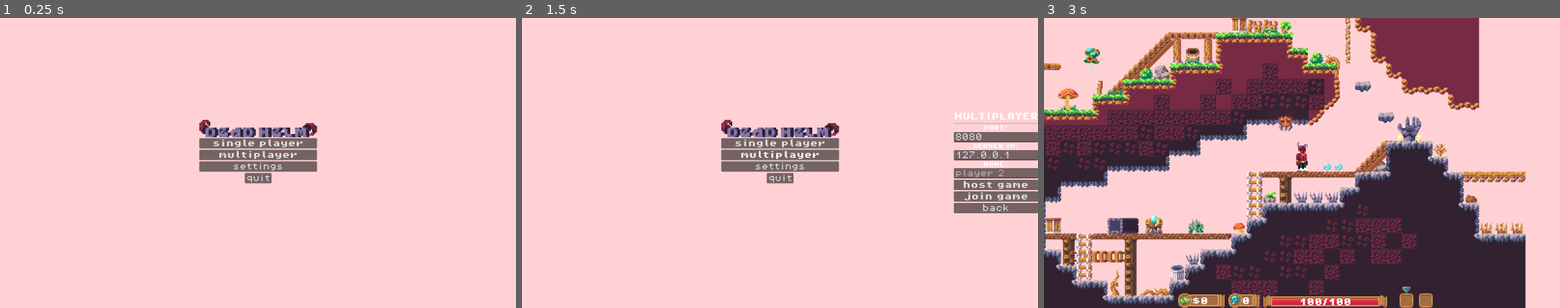
Above: before the commit, frames 1-3 (left to right).
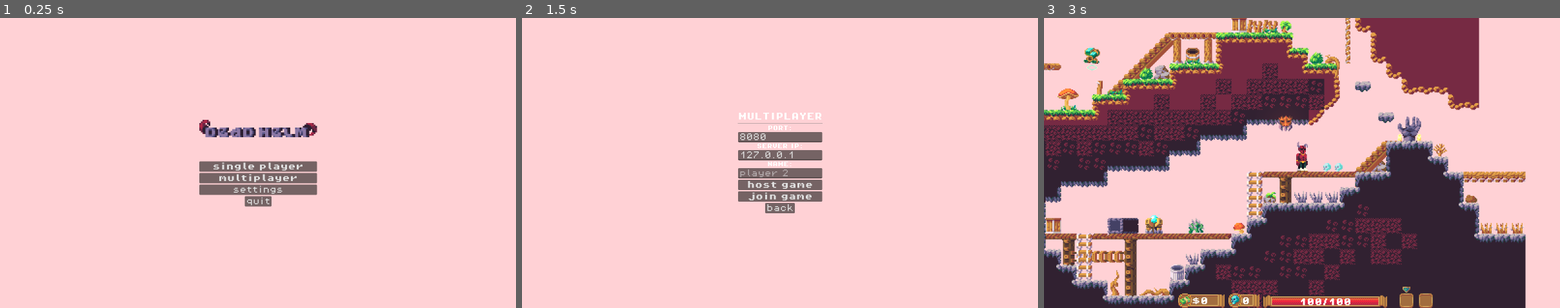
Above: after the commit, the same moments.

Repository: andy-wittig/Deadhelm-WIP
Game: Godot game, scene res://scenes/main_menu.tscn
Two runs of this game, one before a commit and one after it. Both use one fixed random seed, a clock stepped at 60 frames per second and the inputs below.
Inputs (mouse positions are in pixels of both pictures, inside the frame that each line leads up to):
- Up to frame 1 (0.25 s): no input
- Up to frame 2 (1.5 s): click "multiplayer" at 0.5 s; click (780, 165) at 1.25 s, where only the run before the commit has a clickable "settings"
- Up to frame 3 (3 s): click "back" at 2 s; click "single player" at 2.75 s

The runs differ from the first frame. In frame 1, 3.7% of the frame differs, in the area x 38-62%, y 41-66%; in frame 2, 8.5%, in the area x 38-100%, y 32-68%; in frame 3, nothing differs.

Commit message:
added audio controls

Diff:
--- /dev/null
+++ b/default_bus_layout.tres
@@ -0,0 +1,15 @@
+[gd_resource type="AudioBusLayout" format=3 uid="uid://4t28k4m03x7d"]
+
+[resource]
+bus/1/name = &"Music"
+bus/1/solo = false
+bus/1/mute = false
+bus/1/bypass_fx = false
+bus/1/volume_db = 0.0
+bus/1/send = &"Master"
+bus/2/name = &"SFX"
+bus/2/solo = false
+bus/2/mute = false
+bus/2/bypass_fx = false
+bus/2/volume_db = 0.00282288
+bus/2/send = &"Master"
--- a/scenes/bombshell_enemy.tscn
+++ b/scenes/bombshell_enemy.tscn
@@ -298,6 +298,7 @@
 
 [node name="AudioStreamPlayer2D" type="AudioStreamPlayer2D" parent="."]
 stream = ExtResource("7_vip0i")
+bus = &"SFX"
 
 [connection signal="body_entered" from="chase player" to="." method="_on_chase_player_body_entered"]
 [connection signal="body_exited" from="chase player" to="." method="_on_chase_player_body_exited"]
--- a/scenes/explosion.tscn
+++ b/scenes/explosion.tscn
@@ -46,11 +46,12 @@
 wait_time = 0.5
 autostart = true
 
-[node name="AudioStreamPlayer2D" type="AudioStreamPlayer2D" parent="."]
+[node name="DestoryAudio" type="AudioStreamPlayer2D" parent="."]
 stream = ExtResource("3_2k78q")
 volume_db = -5.0
 pitch_scale = 0.8
 autoplay = true
 attenuation = 7.21
+bus = &"SFX"
 
 [connection signal="timeout" from="Timer" to="." method="_on_timer_timeout"]
--- a/scenes/game.tscn
+++ b/scenes/game.tscn
@@ -469,6 +469,7 @@
 stream = ExtResource("16_gfini")
 volume_db = -25.0
 autoplay = true
+bus = &"Music"
 
 [node name="enemies" type="Node" parent="."]
 
--- a/scenes/impact.tscn
+++ b/scenes/impact.tscn
@@ -1,7 +1,8 @@
-[gd_scene load_steps=6 format=3 uid="uid://23aywy6jutlg"]
+[gd_scene load_steps=7 format=3 uid="uid://23aywy6jutlg"]
 
 [ext_resource type="Script" path="res://scripts/explosion.gd" id="1_3nkrh"]
 [ext_resource type="Texture2D" uid="uid://dknfs0prokvpk" path="res://assets/sprites/impact.png" id="2_q4byr"]
+[ext_resource type="AudioStream" uid="uid://y1pn7kv1jm7v" path="res://assets/sound effects/impact.wav" id="3_kce12"]
 
 [sub_resource type="CanvasItemMaterial" id="CanvasItemMaterial_ummjq"]
 particles_animation = true
@@ -46,6 +47,10 @@
 wait_time = 0.4
 autostart = true
 
-[node name="AudioStreamPlayer2D" type="AudioStreamPlayer2D" parent="."]
+[node name="DestoryAudio" type="AudioStreamPlayer2D" parent="."]
+stream = ExtResource("3_kce12")
+volume_db = -10.0
+autoplay = true
+bus = &"SFX"
 
 [connection signal="timeout" from="Timer" to="." method="_on_timer_timeout"]
--- a/scenes/leaping_mushroom.tscn
+++ b/scenes/leaping_mushroom.tscn
@@ -1,7 +1,8 @@
-[gd_scene load_steps=5 format=3 uid="uid://u1heuwmpu3ud"]
+[gd_scene load_steps=6 format=3 uid="uid://u1heuwmpu3ud"]
 
 [ext_resource type="Texture2D" uid="uid://cw3mcdvw4p4xu" path="res://assets/sprites/leaping mushroom.png" id="1_50yhu"]
 [ext_resource type="Shader" path="res://shaders/grass_sway.gdshader" id="1_g7g82"]
+[ext_resource type="Script" path="res://scripts/leaping_mushroom.gd" id="1_ltmlx"]
 
 [sub_resource type="ShaderMaterial" id="ShaderMaterial_05dqu"]
 shader = ExtResource("1_g7g82")
@@ -11,6 +12,8 @@
 height = 18.0
 
 [node name="leaping mushroom" type="Area2D"]
+collision_mask = 2
+script = ExtResource("1_ltmlx")
 
 [node name="Sprite2D" type="Sprite2D" parent="."]
 material = SubResource("ShaderMaterial_05dqu")
@@ -21,3 +24,5 @@
 position = Vector2(0, -16)
 rotation = 1.5708
 shape = SubResource("CapsuleShape2D_1u1ao")
+
+[connection signal="body_entered" from="." to="." method="_on_body_entered"]
--- a/scenes/main_menu.tscn
+++ b/scenes/main_menu.tscn
@@ -1,10 +1,12 @@
-[gd_scene load_steps=6 format=3 uid="uid://cm4gh7qawwcbf"]
+[gd_scene load_steps=8 format=3 uid="uid://cm4gh7qawwcbf"]
 
 [ext_resource type="FontFile" uid="uid://s0bpnvolv2i8" path="res://assets/fonts/PixelOperator8.ttf" id="1_l1je8"]
 [ext_resource type="Script" path="res://scripts/main_menu.gd" id="1_lami0"]
 [ext_resource type="Texture2D" uid="uid://b213dlq1guphc" path="res://assets/sprites/title_ui.png" id="2_u7tpf"]
 [ext_resource type="FontFile" uid="uid://bwho0ihf6hpw6" path="res://assets/fonts/PixelOperator8-Bold.ttf" id="2_w2m3k"]
 [ext_resource type="AudioStream" uid="uid://b5ycopyaj1oif" path="res://assets/music/title_screen.mp3" id="4_4asvc"]
+[ext_resource type="PackedScene" uid="uid://8f6vlpb4dim" path="res://scenes/settings_menu.tscn" id="5_oyons"]
+[ext_resource type="PackedScene" uid="uid://dsmtbe5hbqsrc" path="res://scenes/multiplayer_menu.tscn" id="6_i3fw6"]
 
 [node name="main menu" type="Control"]
 layout_mode = 3
@@ -17,7 +19,7 @@
 size_flags_vertical = 4
 script = ExtResource("1_lami0")
 
-[node name="VBoxContainer" type="VBoxContainer" parent="."]
+[node name="MenuContainer" type="VBoxContainer" parent="."]
 layout_mode = 1
 anchors_preset = 8
 anchor_left = 0.5
@@ -32,43 +34,66 @@
 grow_vertical = 2
 theme_override_constants/separation = 4
 
-[node name="TextureRect" type="TextureRect" parent="VBoxContainer"]
+[node name="TextureRect" type="TextureRect" parent="MenuContainer"]
 layout_mode = 2
 texture = ExtResource("2_u7tpf")
 expand_mode = 5
 stretch_mode = 6
 
-[node name="startButton" type="Button" parent="VBoxContainer"]
+[node name="Control" type="Control" parent="MenuContainer"]
+layout_mode = 2
+size_flags_vertical = 3
+
+[node name="startButton" type="Button" parent="MenuContainer"]
 layout_mode = 2
 theme_override_fonts/font = ExtResource("2_w2m3k")
 theme_override_font_sizes/font_size = 24
 text = "single player"
 
-[node name="multiplayerButton" type="Button" parent="VBoxContainer"]
+[node name="multiplayerButton" type="Button" parent="MenuContainer"]
 layout_mode = 2
 theme_override_fonts/font = ExtResource("2_w2m3k")
 theme_override_font_sizes/font_size = 24
 text = "multiplayer"
 
-[node name="settingsButton" type="Button" parent="VBoxContainer"]
+[node name="settingsButton" type="Button" parent="MenuContainer"]
 layout_mode = 2
 theme_override_fonts/font = ExtResource("1_l1je8")
 theme_override_font_sizes/font_size = 24
 text = "settings"
 
-[node name="quitButton" type="Button" parent="VBoxContainer"]
+[node name="quitButton" type="Button" parent="MenuContainer"]
 layout_mode = 2
 size_flags_horizontal = 4
 theme_override_fonts/font = ExtResource("1_l1je8")
 theme_override_font_sizes/font_size = 24
 text = "quit"
 
-[node name="AudioStreamPlayer" type="AudioStreamPlayer" parent="."]
+[node name="settings_menu" parent="." instance=ExtResource("5_oyons")]
+visible = false
+layout_mode = 1
+anchors_preset = 8
+anchor_left = 0.5
+anchor_top = 0.5
+anchor_right = 0.5
+anchor_bottom = 0.5
+
+[node name="multiplayer_menu" parent="." instance=ExtResource("6_i3fw6")]
+visible = false
+layout_mode = 1
+anchors_preset = 8
+anchor_left = 0.5
+anchor_top = 0.5
+anchor_right = 0.5
+anchor_bottom = 0.5
+
+[node name="TitleScreenMusic" type="AudioStreamPlayer" parent="."]
 stream = ExtResource("4_4asvc")
 volume_db = -20.0
 autoplay = true
+bus = &"Music"
 
-[connection signal="pressed" from="VBoxContainer/startButton" to="." method="_on_start_button_pressed"]
-[connection signal="pressed" from="VBoxContainer/multiplayerButton" to="." method="_on_multiplayer_button_pressed"]
-[connection signal="pressed" from="VBoxContainer/settingsButton" to="." method="_on_settings_button_pressed"]
-[connection signal="pressed" from="VBoxContainer/quitButton" to="." method="_on_quit_button_pressed"]
+[connection signal="pressed" from="MenuContainer/startButton" to="." method="_on_start_button_pressed"]
+[connection signal="pressed" from="MenuContainer/multiplayerButton" to="." method="_on_multiplayer_button_pressed"]
+[connection signal="pressed" from="MenuContainer/settingsButton" to="." method="_on_settings_button_pressed"]
+[connection signal="pressed" from="MenuContainer/quitButton" to="." method="_on_quit_button_pressed"]
--- a/scenes/multiplayer_menu.tscn
+++ b/scenes/multiplayer_menu.tscn
@@ -15,15 +15,16 @@
 
 [node name="VBoxContainer" type="VBoxContainer" parent="."]
 layout_mode = 1
-anchors_preset = 6
-anchor_left = 1.0
+anchors_preset = 8
+anchor_left = 0.5
 anchor_top = 0.5
-anchor_right = 1.0
+anchor_right = 0.5
 anchor_bottom = 0.5
-offset_left = -180.0
-offset_top = -54.0
-offset_bottom = 54.0
-grow_horizontal = 0
+offset_left = -130.5
+offset_top = -156.0
+offset_right = 130.5
+offset_bottom = 156.0
+grow_horizontal = 2
 grow_vertical = 2
 
 [node name="MultiplayerLabel" type="Label" parent="VBoxContainer"]
@@ -92,6 +93,7 @@
 
 [node name="backButton" type="Button" parent="VBoxContainer"]
 layout_mode = 2
+size_flags_horizontal = 4
 theme_override_fonts/font = ExtResource("2_ashv2")
 theme_override_font_sizes/font_size = 24
 text = "back"
--- a/scenes/offering shrine.tscn
+++ b/scenes/offering shrine.tscn
@@ -181,6 +181,7 @@
 [node name="ShrineChimeAudio" type="AudioStreamPlayer2D" parent="."]
 stream = ExtResource("3_ojaql")
 volume_db = -10.0
+bus = &"SFX"
 
 [node name="SoulLabel" type="Label" parent="."]
 z_index = 10
--- a/scenes/player.tscn
+++ b/scenes/player.tscn
@@ -226,6 +226,7 @@
 
 [node name="CoinPickupAudioPlayer" type="AudioStreamPlayer2D" parent="."]
 stream = ExtResource("7_2kihc")
+bus = &"SFX"
 
 [node name="AttackCooldownTimer" type="Timer" parent="."]
 one_shot = true
--- a/scenes/sentinal.tscn
+++ b/scenes/sentinal.tscn
@@ -219,6 +219,7 @@
 position = Vector2(0, -7)
 stream = ExtResource("5_gmvqt")
 volume_db = -15.0
+bus = &"SFX"
 
 [node name="MultiplayerSynchronizer" type="MultiplayerSynchronizer" parent="."]
 replication_config = SubResource("SceneReplicationConfig_cx5gq")
--- a/scenes/settings_menu.tscn
+++ b/scenes/settings_menu.tscn
@@ -15,15 +15,16 @@
 
 [node name="VBoxContainer" type="VBoxContainer" parent="."]
 layout_mode = 1
-anchors_preset = 6
-anchor_left = 1.0
+anchors_preset = 8
+anchor_left = 0.5
 anchor_top = 0.5
-anchor_right = 1.0
+anchor_right = 0.5
 anchor_bottom = 0.5
-offset_left = -407.0
-offset_top = -223.0
-offset_bottom = 224.0
-grow_horizontal = 0
+offset_left = -203.5
+offset_top = -223.5
+offset_right = 203.5
+offset_bottom = 223.5
+grow_horizontal = 2
 grow_vertical = 2
 
 [node name="SettingsLabel" type="Label" parent="VBoxContainer"]
@@ -81,6 +82,59 @@
 theme_override_font_sizes/font_size = 16
 text = "VSYNC ENABLED:"
 
+[node name="SOUND" type="TabBar" parent="VBoxContainer/SettingsTabs"]
+visible = false
+layout_mode = 2
+
+[node name="VBoxContainer" type="VBoxContainer" parent="VBoxContainer/SettingsTabs/SOUND"]
+layout_mode = 1
+anchors_preset = 8
+anchor_left = 0.5
+anchor_top = 0.5
+anchor_right = 0.5
+anchor_bottom = 0.5
+offset_left = -125.5
+offset_top = -8.0
+offset_right = 125.5
+offset_bottom = 8.0
+grow_horizontal = 2
+grow_vertical = 2
+
+[node name="GridContainer" type="GridContainer" parent="VBoxContainer/SettingsTabs/SOUND/VBoxContainer"]
+layout_mode = 2
+size_flags_vertical = 6
+columns = 2
+
+[node name="MusicLabel" type="Label" parent="VBoxContainer/SettingsTabs/SOUND/VBoxContainer/GridContainer"]
+layout_mode = 2
+theme_override_fonts/font = ExtResource("1_k5orc")
+theme_override_font_sizes/font_size = 16
+text = "MUSIC:"
+horizontal_alignment = 1
+
+[node name="MusicSlider" type="HSlider" parent="VBoxContainer/SettingsTabs/SOUND/VBoxContainer/GridContainer"]
+layout_mode = 2
+size_flags_horizontal = 3
+size_flags_vertical = 4
+max_value = 1.0
+step = 0.05
+value = 1.0
+
+[node name="SFXLabel" type="Label" parent="VBoxContainer/SettingsTabs/SOUND/VBoxContainer/GridContainer"]
+layout_mode = 2
+theme_override_fonts/font = ExtResource("1_k5orc")
+theme_override_font_sizes/font_size = 16
+text = "SFX:"
+horizontal_alignment = 1
+
+[node name="SFXSlider" type="HSlider" parent="VBoxContainer/SettingsTabs/SOUND/VBoxContainer/GridContainer"]
+layout_mode = 2
+size_flags_horizontal = 3
+size_flags_vertical = 4
+max_value = 1.0
+step = 0.05
+value = 1.0
+
 [node name="CONTROLS" type="TabBar" parent="VBoxContainer/SettingsTabs"]
 visible = false
 layout_mode = 2
@@ -100,10 +154,13 @@
 
 [node name="backButton" type="Button" parent="VBoxContainer"]
 layout_mode = 2
+size_flags_horizontal = 4
 theme_override_fonts/font = ExtResource("2_5htnj")
 theme_override_font_sizes/font_size = 24
 text = "back"
 
 [connection signal="toggled" from="VBoxContainer/SettingsTabs/DISPLAY/VBoxContainer/CheckWindowed" to="." method="_on_check_windowed_toggled"]
 [connection signal="toggled" from="VBoxContainer/SettingsTabs/DISPLAY/VBoxContainer/CheckVsync" to="." method="_on_check_vsync_toggled"]
+[connection signal="value_changed" from="VBoxContainer/SettingsTabs/SOUND/VBoxContainer/GridContainer/MusicSlider" to="." method="_on_music_slider_value_changed"]
+[connection signal="value_changed" from="VBoxContainer/SettingsTabs/SOUND/VBoxContainer/GridContainer/SFXSlider" to="." method="_on_sfx_slider_value_changed"]
 [connection signal="pressed" from="VBoxContainer/backButton" to="." method="_on_back_button_pressed"]
--- a/scripts/explosion.gd
+++ b/scripts/explosion.gd
@@ -1,6 +1,4 @@
 extends Node2D
-
-@onready var audio_stream_player = $AudioStreamPlayer2D
 
 func _on_timer_timeout():
 	queue_free()
--- /dev/null
+++ b/scripts/leaping_mushroom.gd
@@ -0,0 +1,14 @@
+extends Area2D
+
+const BOUNCE_VELOCITY = -350.0
+
+func _ready():
+	pass
+
+func _process(delta):
+	pass
+
+func _on_body_entered(body):
+	if (body.get_parent().get_name() == "players"):
+		if (!body.grounded):
+			body.velocity.y = BOUNCE_VELOCITY
--- a/scripts/main_menu.gd
+++ b/scripts/main_menu.gd
@@ -1,17 +1,46 @@
 extends Control
+
+enum menu {
+	MAIN,
+	MULTIPLAYER,
+	SETTINGS,
+}
+var current_menu := menu.MAIN
+
+@onready var main_menu = $MenuContainer
+@onready var settings_menu = $settings_menu
+@onready var multiplayer_menu = $multiplayer_menu
+
+func _ready():
+	settings_menu.visible = false
+	multiplayer_menu.visible = false
+
+func _process(_delta):
+	match current_menu:
+		menu.MAIN:
+			main_menu.visible = true
+			multiplayer_menu.visible = false
+			settings_menu.visible = false
+		menu.MULTIPLAYER:
+			multiplayer_menu.visible = true
+			main_menu.visible = false
+			settings_menu.visible = false
+		menu.SETTINGS:
+			settings_menu.visible = true
+			multiplayer_menu.visible = false
+			main_menu.visible = false
+
+func return_to_main_menu():
+	current_menu = menu.MAIN
 
 func _on_start_button_pressed():
 	get_tree().change_scene_to_file("res://scenes/game.tscn")
 
 func _on_multiplayer_button_pressed():
-	var multiplayer_scene = preload("res://scenes/multiplayer_menu.tscn").instantiate()
-	multiplayer_scene.grab_focus()
-	add_child(multiplayer_scene)
+	current_menu = menu.MULTIPLAYER
 
 func _on_settings_button_pressed():
-	var settings_scene = preload("res://scenes/settings_menu.tscn").instantiate()
-	settings_scene.grab_focus()
-	add_child(settings_scene)
+	current_menu = menu.SETTINGS
 
 func _on_quit_button_pressed():
 	get_tree().quit()
--- a/scripts/multiplayer/multiplayer_controller.gd
+++ b/scripts/multiplayer/multiplayer_controller.gd
@@ -5,6 +5,7 @@
 const JUMP_VELOCITY = -250.0
 
 var gravity = ProjectSettings.get_setting("physics/2d/default_gravity")
+var grounded: bool
 var hor_direction = 1
 var ver_direction = 1
 var jumped = false
@@ -112,7 +113,10 @@
 		state_type.MOVING:
 			#handle gravity
 			if not is_on_floor():
+				grounded = false
 				velocity.y += gravity * delta
+			else:
+				grounded = true
 			#jumping
 			if jumped and is_on_floor():
 				velocity.y = JUMP_VELOCITY
--- a/scripts/multiplayer/multiplayer_menu.gd
+++ b/scripts/multiplayer/multiplayer_menu.gd
@@ -11,7 +11,7 @@
 	MultiplayerManager.join_game(server_ip, server_port, player_name)
 
 func _on_back_button_pressed():
-	queue_free()
+	get_parent().return_to_main_menu()
 
 func _on_port_entry_text_changed(new_text):
 	server_port = int(new_text)
--- a/scripts/player.gd
+++ b/scripts/player.gd
@@ -4,6 +4,7 @@
 const CLIMB_SPEED = 35
 const JUMP_VELOCITY = -250.0
 
+var grounded: bool
 var player_health = 100
 var souls_collected = 0
 var coins_collected = 0
@@ -116,7 +117,10 @@
 		state_type.MOVING:
 			#handle gravity
 			if not is_on_floor():
+				grounded = false
 				velocity.y += gravity * delta
+			else:
+				grounded = true
 			#jumping
 			if Input.is_action_just_pressed("jump") and is_on_floor():
 				velocity.y = JUMP_VELOCITY
--- a/scripts/settings_menu.gd
+++ b/scripts/settings_menu.gd
@@ -15,6 +15,10 @@
 @onready var check_windowed = $VBoxContainer/SettingsTabs/DISPLAY/VBoxContainer/CheckWindowed
 @onready var check_vsync = $VBoxContainer/SettingsTabs/DISPLAY/VBoxContainer/CheckVsync
 @onready var remap_container = $VBoxContainer/SettingsTabs/CONTROLS/RemapContainer
+@onready var music_slider = $VBoxContainer/SettingsTabs/SOUND/VBoxContainer/GridContainer/MusicSlider
+@onready var sfx_slider = $VBoxContainer/SettingsTabs/SOUND/VBoxContainer/GridContainer/SFXSlider
+@onready var MUSIC_BUS_ID = AudioServer.get_bus_index("Music")
+@onready var SFX_BUS_ID = AudioServer.get_bus_index("SFX")
 
 func _ready():
 	if (DisplayServer.window_get_mode() == DisplayServer.WINDOW_MODE_WINDOWED):
@@ -27,6 +31,9 @@
 	elif (DisplayServer.window_get_vsync_mode() == DisplayServer.VSYNC_DISABLED):
 		check_vsync.button_pressed = false
 
+	music_slider.value = db_to_linear(AudioServer.get_bus_volume_db(MUSIC_BUS_ID))
+	sfx_slider.value = db_to_linear(AudioServer.get_bus_volume_db(SFX_BUS_ID))
+
 	for action in controls_list:
 		var label = Label.new()
 		var button = custom_action.new()
@@ -37,8 +44,16 @@
 		remap_container.add_child(label)
 		remap_container.add_child(button)
 
+func _on_music_slider_value_changed(value):
+	AudioServer.set_bus_volume_db(MUSIC_BUS_ID, linear_to_db(value))
+	AudioServer.set_bus_mute(MUSIC_BUS_ID, value < 0.05)
+
+func _on_sfx_slider_value_changed(value):
+	AudioServer.set_bus_volume_db(SFX_BUS_ID, linear_to_db(value))
+	AudioServer.set_bus_mute(SFX_BUS_ID, value < 0.05)
+
 func _on_back_button_pressed():
-	queue_free()
+	get_parent().return_to_main_menu()
 
 func _on_check_windowed_toggled(toggled):
 	if (toggled):
Not shown, added: assets/sound effects/impact.wav.import
Not shown, added: assets/sound effects/impact.wav
